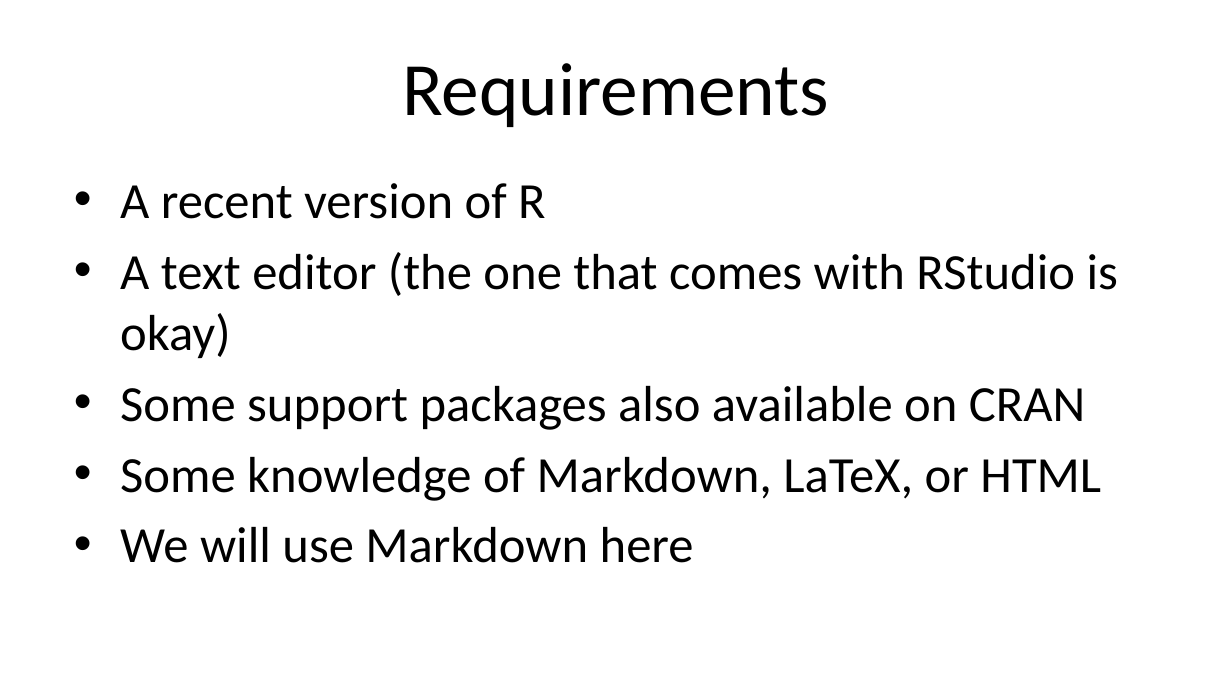
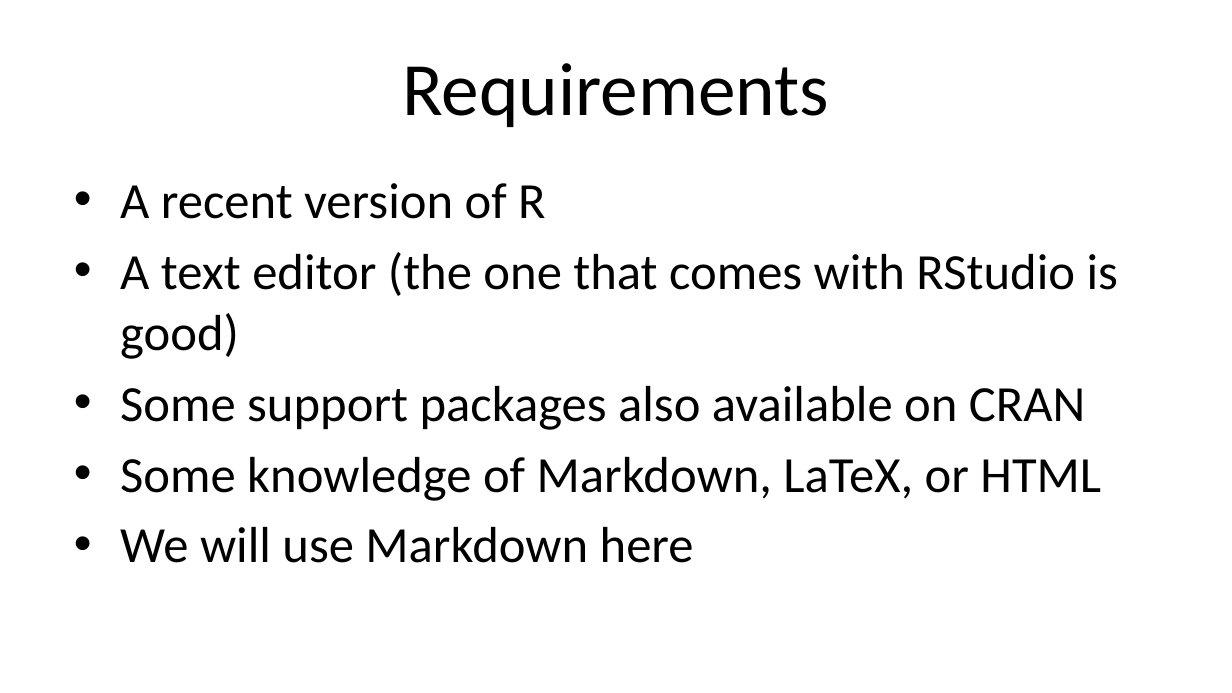
Before and after one commit to Max201510/Biostat776, a slide deck: slide 12 of notes/knitr.pptx. Drawn at 1232x693 pixels with LibreOffice and Linux fonts; fonts in the diff are those of the drawing. Boxes give left, top, right and bottom in pixels: in the first picture for what was removed or moved away, otherwise in the second. Text is boxed around its words. In the diff, an @@ line names an element or a change of style, - is before the commit and + after.

```diff
--- a/notes/knitr.pptx
+++ b/notes/knitr.pptx
@@ text at bbox=[120, 252, 1118, 359]: text changed @@
-• A text editor (the one that comes with RStudio is okay)
+• A text editor (the one that comes with RStudio is good)
```
Also in this commit, not shown: 8 other slides changed, 7 other files.
